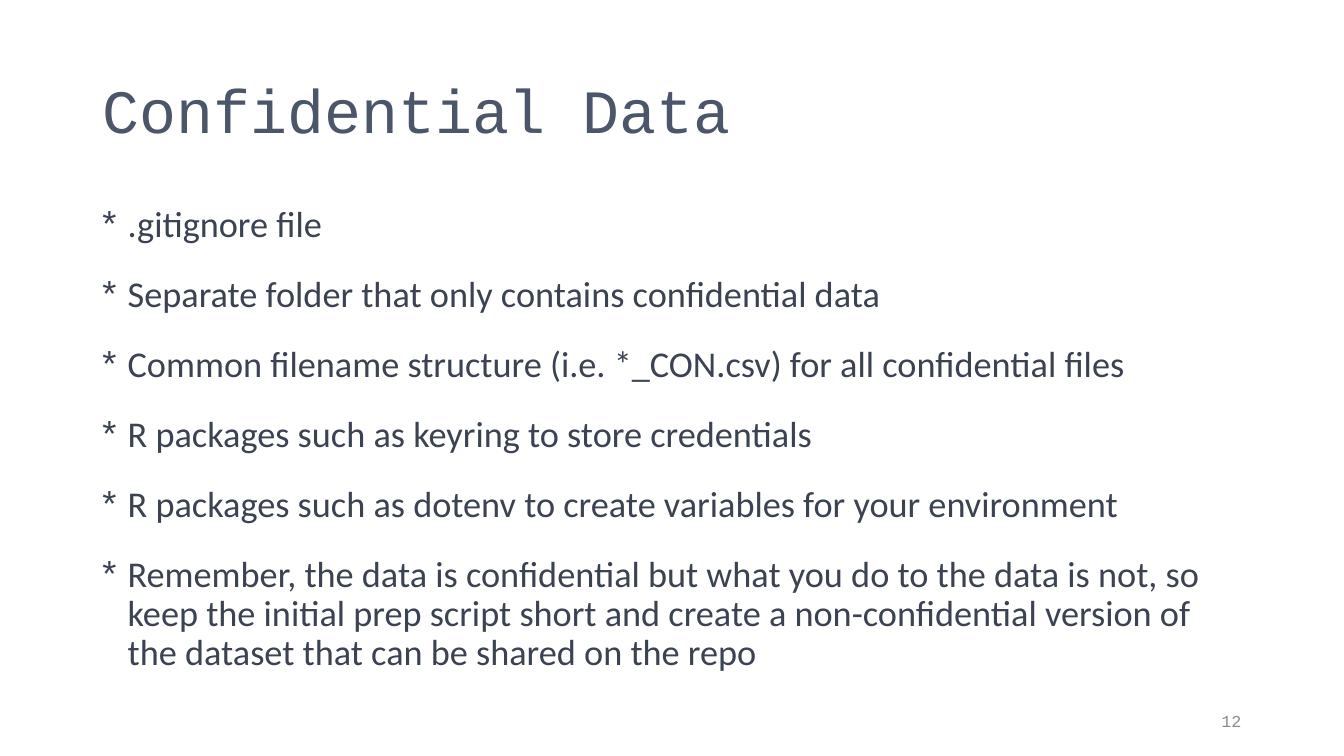
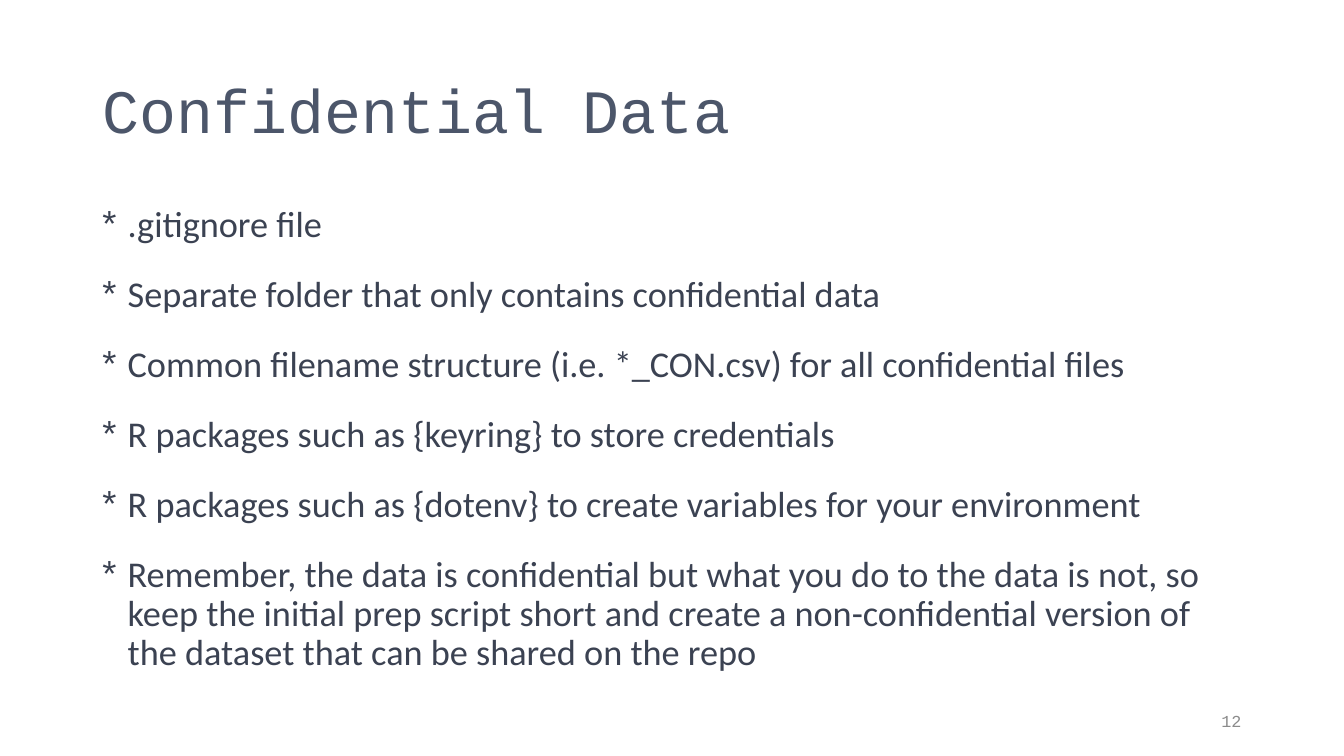
Before and after one commit to PIFSCstockassessments/SAP_github_workflow, a slide deck: slide 12 of docs/GitHub Workflow for SAP.pptx. Drawn at 1344x756 pixels with LibreOffice and Linux fonts; fonts in the diff are those of the drawing. Boxes give left, top, right and bottom in pixels: in the first picture for what was removed or moved away, otherwise in the second. Text is boxed around its words. In the diff, an @@ line names an element or a change of style, - is before the commit and + after.

```diff
--- a/docs/GitHub Workflow for SAP.pptx
+++ b/docs/GitHub Workflow for SAP.pptx
@@ text at (128,421,1140,524): text changed @@
-* R packages such as keyring to store credentials
-* R packages such as dotenv to create variables for your environment
+* R packages such as {keyring} to store credentials
+* R packages such as {dotenv} to create variables for your environment
```
Also in this commit, not shown: 2 other slides changed.
